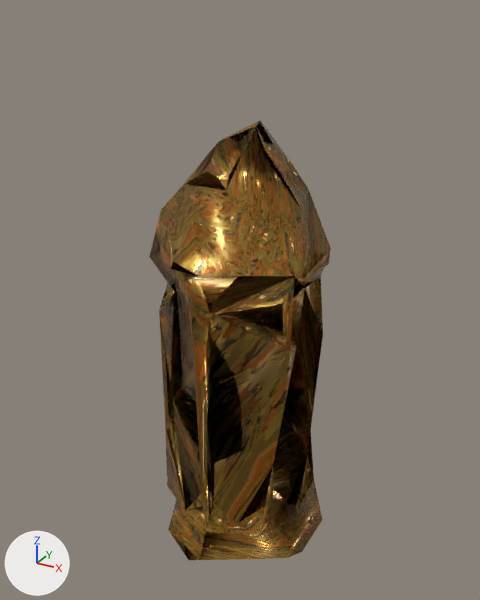
A saved change to the glTF model projects/new-thumamah/assets/models/lantern.glb.
One viewpoint serves both versions: a 50 mm camera at (0.554, -1.013, 0.528) aimed at (-0.006, 0.006, 0.019). The axes (+X, +Y, +Z) are drawn at lower left. The lights are the same throughout. The first picture is the older version.

In view in the first picture: 'tripo_node_33d2f394-6381-4488-b6d4-dc10e305e03a'.
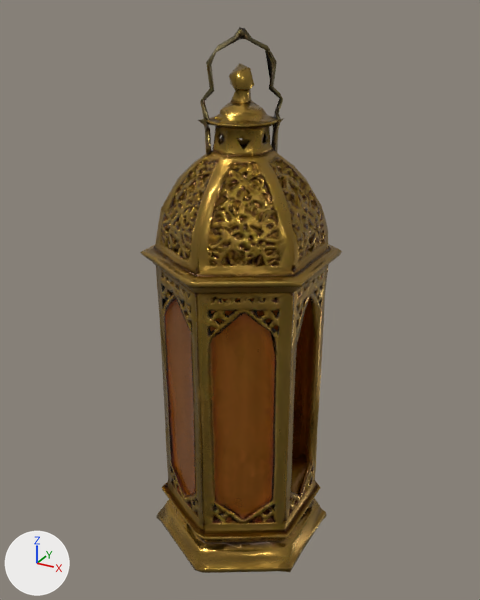
Where the change shows, as pixel boxes (x1, y1, x2, y2) in the pictures (480 x 600 px):
'tripo_node_33d2f394-6381-4488-b6d4-dc10e305e03a', reshaped (10% wider, 24% taller): before (149, 121, 331, 560); after (141, 27, 342, 573)
part 1 of me_tripo_mesh_33d2f394_6381_4488_b6d4_dc10e305e03a, added (brown): after (141, 27, 342, 573)
part 2 of me_tripo_mesh_33d2f394_6381_4488_b6d4_dc10e305e03a, surface changed: (171, 262, 196, 275) in both

What the commit changed:
me_tripo_mesh_33d2f394_6381_4488_b6d4_dc10e305e03a is used by ob_tripo_node_33d2f394_6381_4488_b6d4_dc10e305e03a; location (0.0, 0.0, 0.0).
me_tripo_mesh_33d2f394_6381_4488_b6d4_dc10e305e03a had 129 vertices, 357 faces and spanned x -0.162..0.162, y -0.171..0.161, z -0.5..0.349.
me_tripo_mesh_33d2f394_6381_4488_b6d4_dc10e305e03a now has 3347 vertices, 7478 faces and spans x -0.164..0.164, y -0.182..0.182, z -0.5..0.5.
me_tripo_mesh_33d2f394_6381_4488_b6d4_dc10e305e03a part 1: 3218 vertices added at x -0.164..0.164, y -0.182..0.182, z -0.5..0.5.
me_tripo_mesh_33d2f394_6381_4488_b6d4_dc10e305e03a part 2: 6 kept faces spanning x -0.129..0.003, y -0.155..0.055, z -0.19..0.126 get new texture (UV) coordinates.
